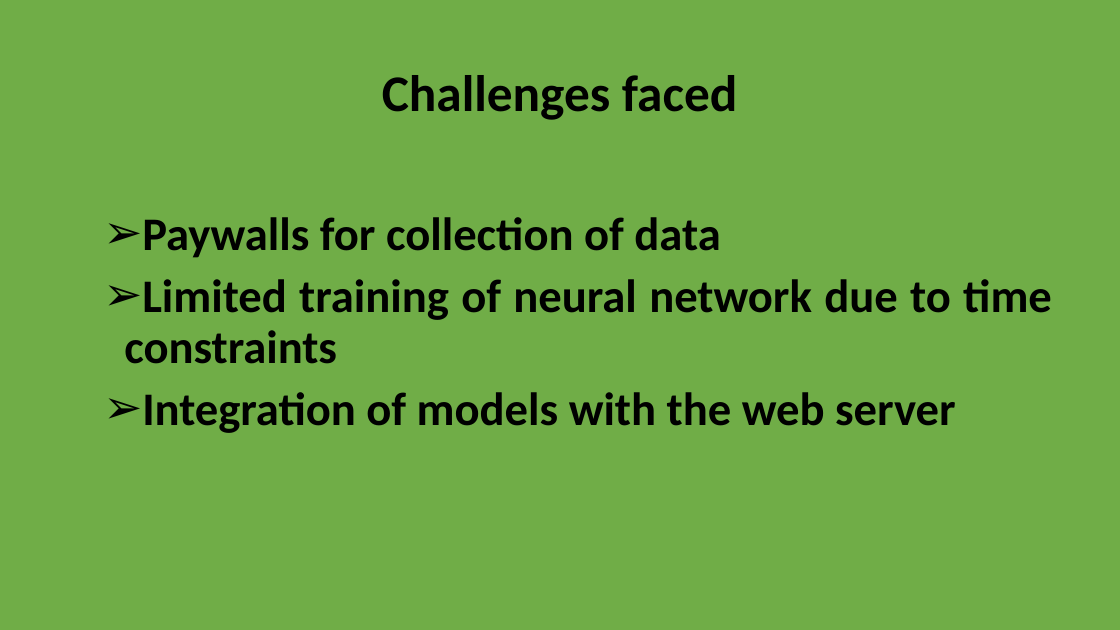
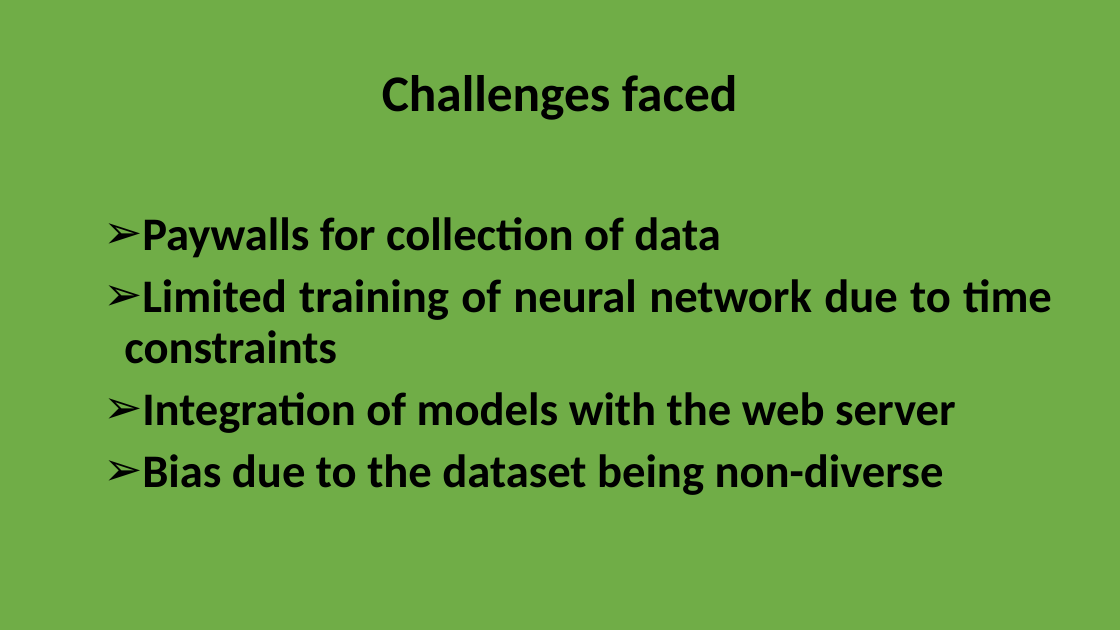
Before and after one commit to aksj98/facepixer, a slide deck: slide 5 of FacePixer.pptx. Drawn at 1120x630 pixels with LibreOffice and Linux fonts; fonts in the diff are those of the drawing. Boxes give left, top, right and bottom in pixels: in the first picture for what was removed or moved away, otherwise in the second. Text is boxed around its words. In the diff, an @@ line names an element or a change of style, - is before the commit and + after.

```diff
--- a/FacePixer.pptx
+++ b/FacePixer.pptx
@@ text at (142, 454, 944, 495): paragraph added @@
+➢ Bias due to the dataset being non-diverse
```
Also in this commit, not shown: 2 other slides changed.
